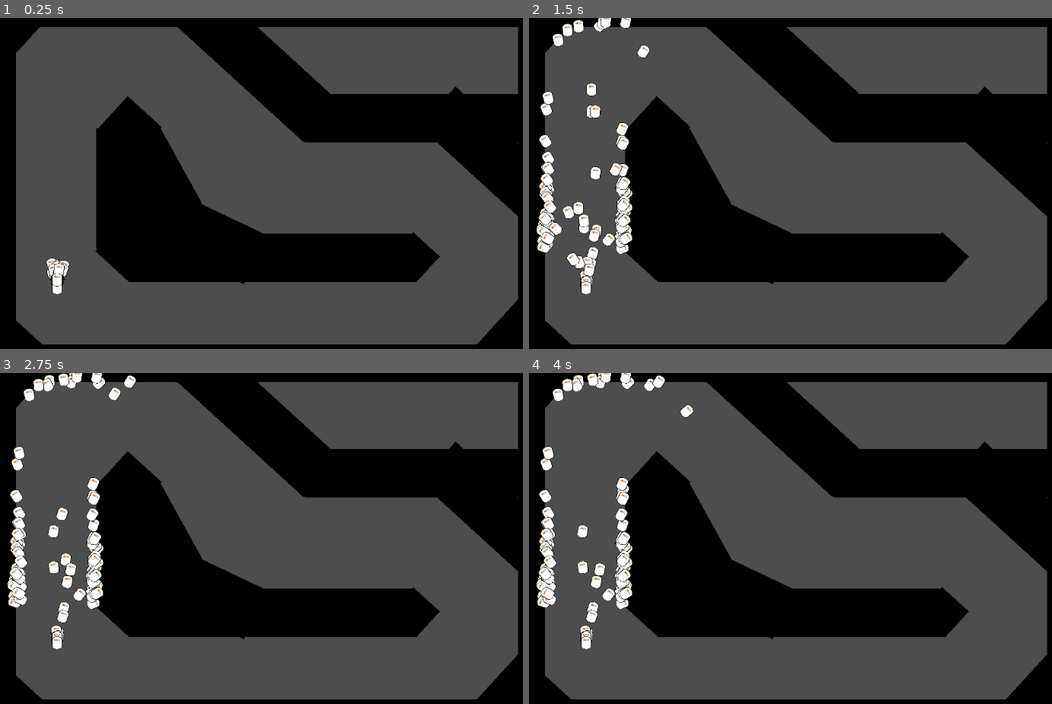
Above: before the commit, frames 1-4 (two rows, left to right).
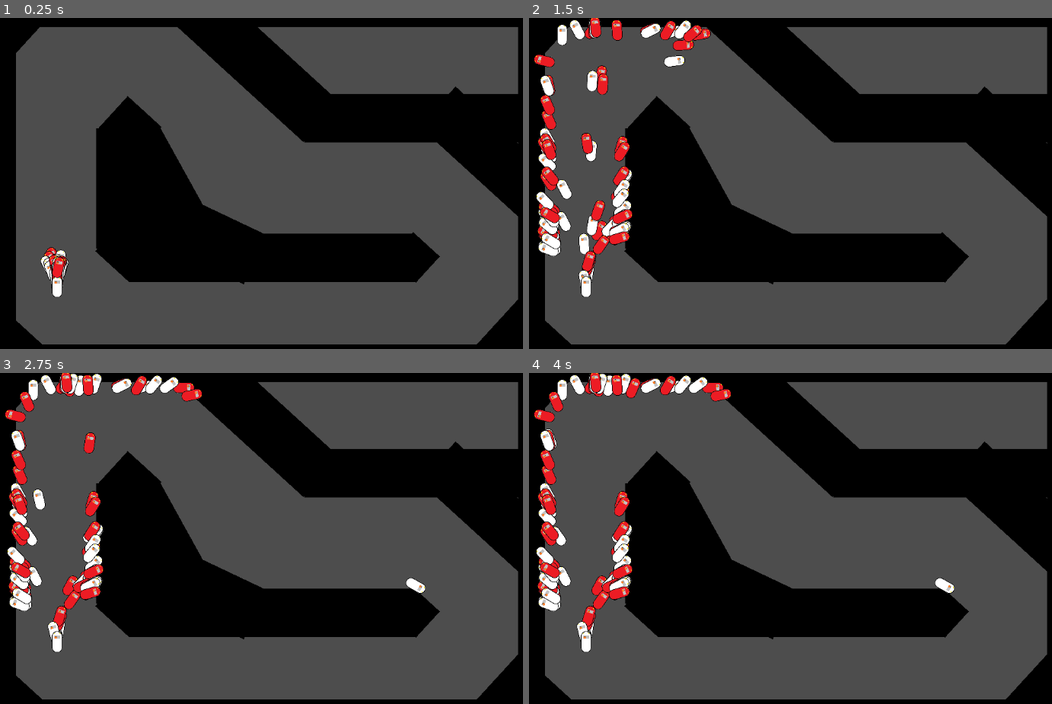
Above: after the commit, the same moments.

Repository: Eliyaan/IA_Voitures_GeneticAlgorithm
Game: Godot game, scene res://scene/main.tscn
The game is run twice, just before and just after one commit, with the same random seed, the same clock (stepped at 60 frames per second) and the same inputs.
Inputs:
- Up to frame 1 (0.25 s): no input
- Up to frame 2 (1.5 s): no input
- Up to frame 3 (2.75 s): no input
- Up to frame 4 (4 s): no input

The runs differ from the first frame. In frame 1, 0.4% of the frame differs, in the area x 7-14%, y 69-85%; in frame 2, 6.1%, in the area x 1-35%, y 0-85%; in frame 3, 5.5%; in frame 4, 5.3%.

Commit message:
pseudo drift

Diff:
--- a/codes/voiture.gd
+++ b/codes/voiture.gd
@@ -2,12 +2,13 @@
 var deplac = Vector2(0, 0)
 var alive = false
 var points = 0
+var drift = false
 var nn = {
 	#Consts
 	"nb_inputs" = 8,
 	"nb_hidden_layer" = 1,
-	"nb_hidden_neurones" = [3],
-	"nb_outputs" = 2,
+	"nb_hidden_neurones" = [4],
+	"nb_outputs" = 3,
 
 	"weights_list" = [[[[]]]],
 	"layers_list"  = [[[]]],  # bias, output(activ)
@@ -99,6 +100,18 @@
 			deplac.y = 0
 		elif deplac.y < -12:
 			deplac.y = -12
+		if drift:
+			if result[2] >= 0.5:
+				$Controler.position = Vector2(0, 6)
+				position += Vector2(0, 24).rotated(rotation)
+				drift = false
+				$Controler/Car/Voiture.frame = 0
+		else:
+			if result[2] <= 0.5:
+				$Controler.position = Vector2(0, 30)
+				position -= Vector2(0, 24).rotated(rotation)
+				drift = true
+				$Controler/Car/Voiture.frame = 1
 		rotation_degrees += (result[1]*2 - 1) * deplac.y * 0.8  # le 0.8 c'est un facteur changeable selon si on veut qu'elle tourne plus vite ou pas
 		position += deplac.rotated(rotation)
 
--- a/scene/main.tscn
+++ b/scene/main.tscn
@@ -10,8 +10,6 @@
 voitures = ExtResource("2_qud33")
 
 [node name="Camera2D" type="Camera2D" parent="."]
-
-[node name="Voitures" type="Node" parent="."]
 
 [node name="Terrain" type="Node2D" parent="."]
 
@@ -192,3 +190,5 @@
 position = Vector2(-400, 87)
 rotation = 2.89434
 scale = Vector2(-8.58642, -6.05117)
+
+[node name="Voitures" type="Node" parent="."]
--- a/scene/voiture.tscn
+++ b/scene/voiture.tscn
@@ -1,8 +1,23 @@
-[gd_scene load_steps=5 format=3 uid="uid://dlbqgeld5mfxf"]
+[gd_scene load_steps=7 format=3 uid="uid://dlbqgeld5mfxf"]
 
 [ext_resource type="Script" path="res://codes/voiture.gd" id="1_ct8nj"]
 [ext_resource type="Texture2D" uid="uid://bn3pwpnpvxttj" path="res://images/Voiture.png" id="2_rnmf6"]
 [ext_resource type="Texture2D" uid="uid://ocwdd7cfxve6" path="res://images/Roue.png" id="3_gmdyq"]
+[ext_resource type="Texture2D" uid="uid://d0abw5e04yr3t" path="res://images/drift.png" id="3_tfrnp"]
+
+[sub_resource type="SpriteFrames" id="SpriteFrames_ydn53"]
+animations = [{
+"frames": [{
+"duration": 1.0,
+"texture": ExtResource("2_rnmf6")
+}, {
+"duration": 1.0,
+"texture": ExtResource("3_tfrnp")
+}],
+"loop": true,
+"name": &"default",
+"speed": 5.0
+}]
 
 [sub_resource type="CapsuleShape2D" id="CapsuleShape2D_qrht6"]
 radius = 9.08572
@@ -12,15 +27,14 @@
 script = ExtResource("1_ct8nj")
 
 [node name="Controler" type="Node2D" parent="."]
-metadata/_edit_lock_ = true
+position = Vector2(0, 6)
 
 [node name="Car" type="Node2D" parent="Controler"]
-scale = Vector2(0.1, 0.0599994)
+scale = Vector2(0.1, 0.0999991)
 
-[node name="Voiture" type="Sprite2D" parent="Controler/Car"]
+[node name="Voiture" type="AnimatedSprite2D" parent="Controler/Car"]
 position = Vector2(0, -200)
-texture = ExtResource("2_rnmf6")
-metadata/_edit_lock_ = true
+sprite_frames = SubResource("SpriteFrames_ydn53")
 
 [node name="Roue_AvG" type="Sprite2D" parent="Controler/Car"]
 visible = false
@@ -54,7 +68,7 @@
 shape = SubResource("CapsuleShape2D_qrht6")
 
 [node name="Rays" type="Node2D" parent="Controler"]
-position = Vector2(0, 13)
+position = Vector2(0, -3)
 scale = Vector2(10, 10)
 
 [node name="RayFront" type="RayCast2D" parent="Controler/Rays"]
@@ -63,37 +77,37 @@
 target_position = Vector2(0, -300)
 
 [node name="RayLeft30" type="RayCast2D" parent="Controler/Rays"]
-position = Vector2(-0.6, -3.6)
+position = Vector2(-0.600001, -3.5)
 rotation = -0.523599
 scale = Vector2(0.1, 0.1)
 target_position = Vector2(0, -300)
 
 [node name="RayLeft60" type="RayCast2D" parent="Controler/Rays"]
-position = Vector2(-0.899998, -3.2)
+position = Vector2(-0.9, -3)
 rotation = -1.0472
 scale = Vector2(0.1, 0.1)
 target_position = Vector2(0, -300)
 
 [node name="RayLeft90" type="RayCast2D" parent="Controler/Rays"]
-position = Vector2(-1, -2.7)
+position = Vector2(-1, -2.5)
 rotation = -1.5708
 scale = Vector2(0.1, 0.1)
 target_position = Vector2(0, -300)
 
 [node name="RayRight30" type="RayCast2D" parent="Controler/Rays"]
-position = Vector2(0.6, -3.6)
+position = Vector2(0.6, -3.5)
 rotation = 0.523599
 scale = Vector2(0.1, 0.1)
 target_position = Vector2(0, -300)
 
 [node name="RayRight60" type="RayCast2D" parent="Controler/Rays"]
-position = Vector2(0.9, -3.2)
+position = Vector2(0.9, -3)
 rotation = 1.0472
 scale = Vector2(0.1, 0.1)
 target_position = Vector2(0, -300)
 
 [node name="RayRight90" type="RayCast2D" parent="Controler/Rays"]
-position = Vector2(1, -2.7)
+position = Vector2(1, -2.5)
 rotation = 1.5708
 scale = Vector2(0.1, 0.1)
 target_position = Vector2(0, -300)
Binary file added: images/drift.png
Not shown, added: images/drift.png.import
